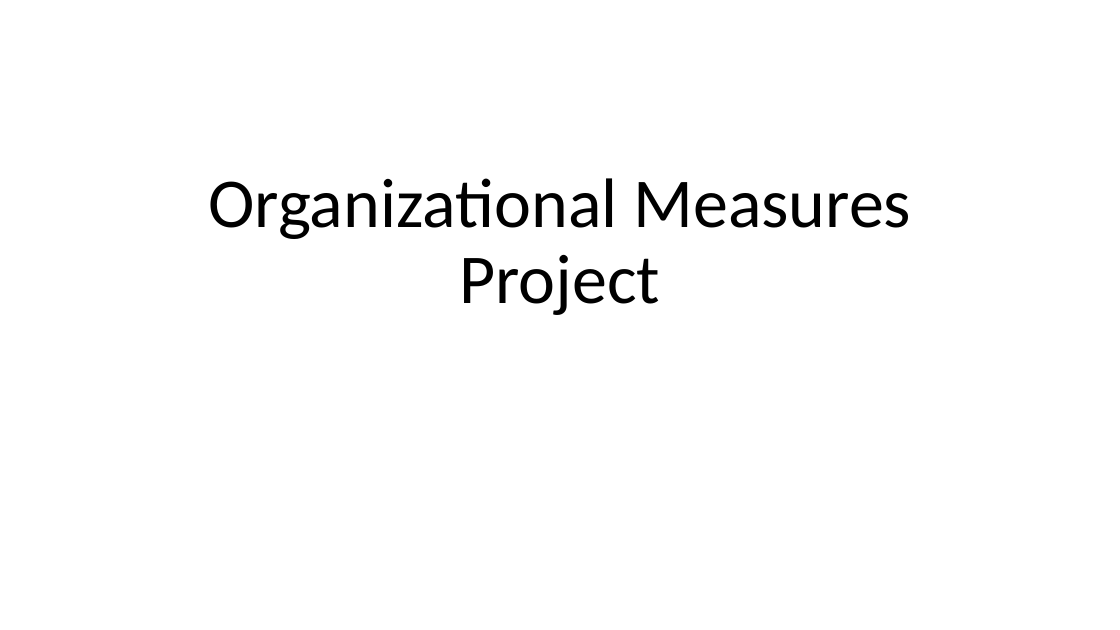
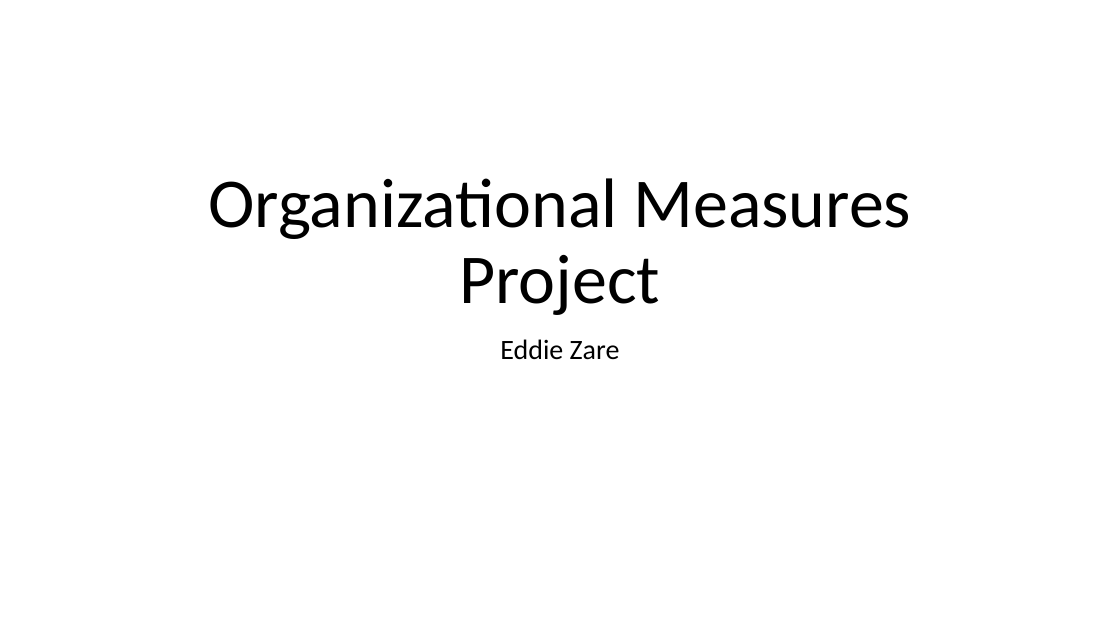
Before and after one commit to EddieZHub/PastProjects, a slide deck: slide 1 of Organizational Measures Project/Organizational Measures.pptx. Drawn at 1120x630 pixels with LibreOffice and Linux fonts; fonts in the diff are those of the drawing. Boxes give left, top, right and bottom in pixels: in the first picture for what was removed or moved away, otherwise in the second. Text is boxed around its words. In the diff, an @@ line names an element or a change of style, - is before the commit and + after.

```diff
--- a/Organizational Measures Project/Organizational Measures.pptx
+++ b/Organizational Measures Project/Organizational Measures.pptx
@@ subtitle added at [500,339,620,360], 24 pt, text #000000 @@
+Eddie Zare
```
